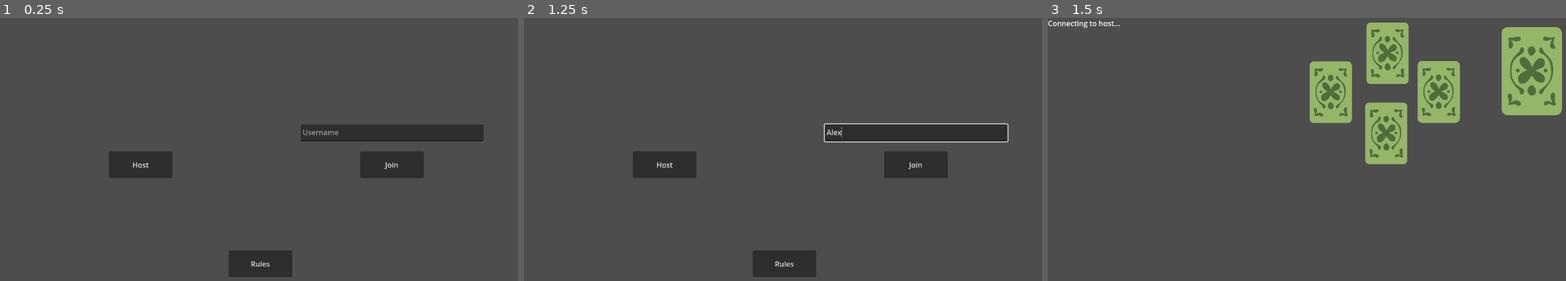
Above: before the commit, frames 1-3 (left to right).
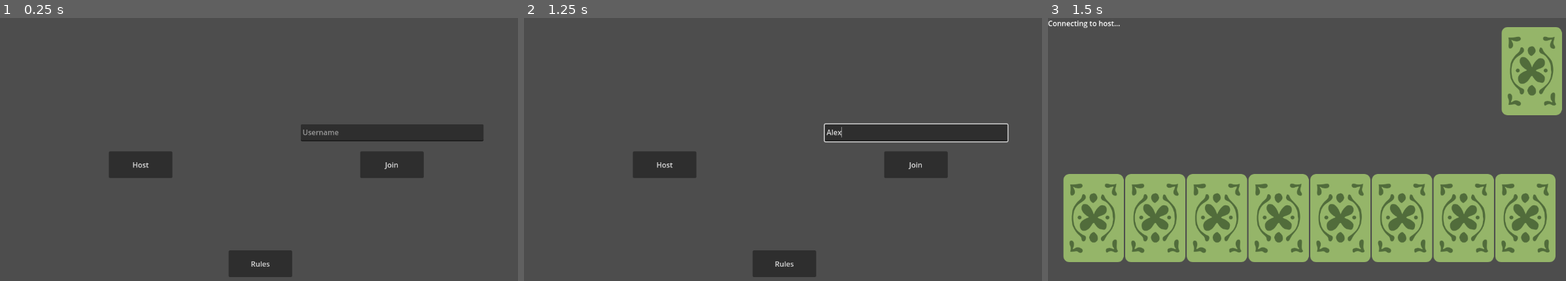
Above: after the commit, the same moments.

Repository: jeremymeadows/hotpot
Game: Godot game, scene res://main_menu.tscn
Two runs of this game, one before a commit and one after it. Both use one fixed random seed, a clock stepped at 60 frames per second and the inputs below.
Inputs (mouse positions are in pixels of both pictures, inside the frame that each line leads up to):
- Up to frame 1 (0.25 s): no input
- Up to frame 2 (1.25 s): click (917, 133) at 0.52 s; type "Alex" at 0.6 s
- Up to frame 3 (1.5 s): click "Join" at 1.25 s

Frames 1-2 are identical in both runs. In frame 3, 39% of the frame differs, in the area x 2-98%, y 1-93%.

Commit message:
make a branch before turning the host into a player instead
before, it was a client-server where a game was created on the host,
then would still need to join as a client

Diff:
--- a/card.gd
+++ b/card.gd
@@ -5,9 +5,16 @@
 	set(v):
 		_on_card_change(v)
 
-var textures = preload('res://assets/cards.tres')
+static var textures = preload('res://assets/cards.tres')
+
+
+func _ready() -> void:
+	$AnimationPlayer.play("RESET")
 
 func _on_card_change(card):
+	$AnimationPlayer.play("flip")
+	await $AnimationPlayer.animation_finished
+
 	if card in Cards.card_names():
 		texture_normal = textures.duplicate()
 		texture_normal.region.position = Cards.position_of(card)
@@ -16,3 +23,4 @@
 		texture_normal = ImageTexture.create_from_image(Image.load_from_file("res://assets/card_back.svg"))
 	#else:
 		#visible = false
+	$AnimationPlayer.play_backwards("flip")
--- a/card.tscn
+++ b/card.tscn
@@ -1,15 +1,59 @@
-[gd_scene load_steps=3 format=3 uid="uid://dtaf5jyt5pdui"]
+[gd_scene load_steps=6 format=3 uid="uid://dtaf5jyt5pdui"]
 
 [ext_resource type="Texture2D" uid="uid://cgkhih58unfwy" path="res://assets/card_back.svg" id="1_iw360"]
-[ext_resource type="Script" path="res://card.gd" id="2_2j2o4"]
+[ext_resource type="Script" uid="uid://ct6p1padbhtup" path="res://card.gd" id="2_2j2o4"]
+
+[sub_resource type="Animation" id="Animation_rjlel"]
+resource_name = "flip"
+length = 0.5
+tracks/0/type = "value"
+tracks/0/imported = false
+tracks/0/enabled = true
+tracks/0/path = NodePath(".:scale")
+tracks/0/interp = 2
+tracks/0/loop_wrap = true
+tracks/0/keys = {
+"times": PackedFloat32Array(0, 0.5),
+"transitions": PackedFloat32Array(1, 1),
+"update": 0,
+"values": [Vector2(1, 1), Vector2(1e-05, 1)]
+}
+
+[sub_resource type="Animation" id="Animation_q5obu"]
+length = 0.001
+tracks/0/type = "value"
+tracks/0/imported = false
+tracks/0/enabled = true
+tracks/0/path = NodePath(".:scale")
+tracks/0/interp = 1
+tracks/0/loop_wrap = true
+tracks/0/keys = {
+"times": PackedFloat32Array(0, 0.0001, 0.0009999999),
+"transitions": PackedFloat32Array(1, 1, 1),
+"update": 0,
+"values": [Vector2(1e-05, 1), Vector2(1e-05, 1), Vector2(1, 1)]
+}
+
+[sub_resource type="AnimationLibrary" id="AnimationLibrary_e484p"]
+_data = {
+&"RESET": SubResource("Animation_q5obu"),
+&"flip": SubResource("Animation_rjlel")
+}
 
 [node name="Card" type="TextureButton"]
 offset_right = 132.6
 offset_bottom = 195.0
 grow_horizontal = 2
 grow_vertical = 2
+scale = Vector2(1e-05, 1)
+pivot_offset = Vector2(66.3, 0)
 texture_normal = ExtResource("1_iw360")
 texture_disabled = ExtResource("1_iw360")
 ignore_texture_size = true
 stretch_mode = 5
 script = ExtResource("2_2j2o4")
+
+[node name="AnimationPlayer" type="AnimationPlayer" parent="."]
+libraries = {
+&"": SubResource("AnimationLibrary_e484p")
+}
--- a/player_client.gd
+++ b/player_client.gd
@@ -19,11 +19,16 @@
 	$Status.text = "Connected, waiting for game to start\nPlayer %s" % multiplayer.get_unique_id()
 	Network.current_turn.connect(_on_turn)
 	Network.updated_pot.connect(_update_pot)
-	Network.game_over
+	Network.game_over.connect(_game_over)
 
 	hand = await Network.dealt_hand
 	$Status.text = "Game Started!\nPlayer %s" % multiplayer.get_unique_id()
+
+	$Deck.visible = true
 	$Cards.visible = true
+
+	#$Deck/AnimationPlayer.play("RESET")
+	#$Deck.card = "none"
 
 	for i in range(len(hand)):
 		await get_tree().create_timer(0.5).timeout
@@ -71,6 +76,11 @@
 	for i in range(len(pot)):
 		if pot[i] == null:
 			$Pot.get_child(i).card = "none"
+			get_tree().create_timer(0.5).timeout.connect(func(): $Pot.get_child(i).visible = false)
 		else:
+			$Pot.get_child(i).visible = true
 			$Pot.get_child(i).card = pot[i]
 			#$Pot.get_child(i).visible = true
+
+func _game_over():
+	pass
--- a/player_client.tscn
+++ b/player_client.tscn
@@ -45,6 +45,7 @@
 scale = Vector2(0.7, 0.7)
 
 [node name="Card1" parent="Pot" instance=ExtResource("2_vbick")]
+visible = false
 custom_minimum_size = Vector2(132.6, 0)
 layout_mode = 0
 offset_left = 1002.86
@@ -55,6 +56,7 @@
 grow_vertical = 1
 
 [node name="Card2" parent="Pot" instance=ExtResource("2_vbick")]
+visible = false
 custom_minimum_size = Vector2(132.6, 0)
 layout_mode = 0
 offset_left = 1164.29
@@ -65,6 +67,7 @@
 grow_vertical = 1
 
 [node name="Card3" parent="Pot" instance=ExtResource("2_vbick")]
+visible = false
 custom_minimum_size = Vector2(132.6, 0)
 layout_mode = 0
 offset_left = 998.571
@@ -75,6 +78,7 @@
 grow_vertical = 1
 
 [node name="Card4" parent="Pot" instance=ExtResource("2_vbick")]
+visible = false
 custom_minimum_size = Vector2(132.6, 0)
 layout_mode = 0
 offset_left = 824.286
@@ -85,7 +89,6 @@
 grow_vertical = 1
 
 [node name="Cards" type="HBoxContainer" parent="."]
-visible = false
 layout_mode = 1
 anchors_preset = 14
 anchor_top = 0.5
--- a/project.godot
+++ b/project.godot
@@ -12,7 +12,7 @@
 
 config/name="Hotpot"
 run/main_scene="res://main_menu.tscn"
-config/features=PackedStringArray("4.3", "GL Compatibility")
+config/features=PackedStringArray("4.5", "GL Compatibility")
 config/icon="res://icon.svg"
 
 [autoload]
Not shown, added: card.gd.uid
Not shown, added: cards.gd.uid
Not shown, added: host_game.gd.uid
Not shown, added: main_menu.gd.uid
Not shown, added: network.gd.uid
Not shown, added: player_client.gd.uid
Not shown: 1 places in player_client.tscn that only renumber resources
